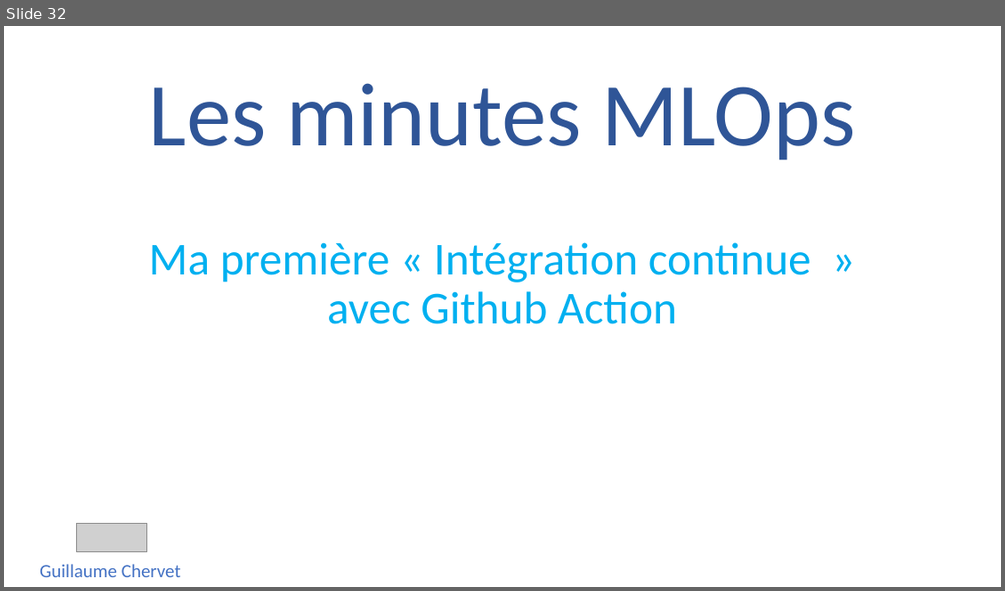
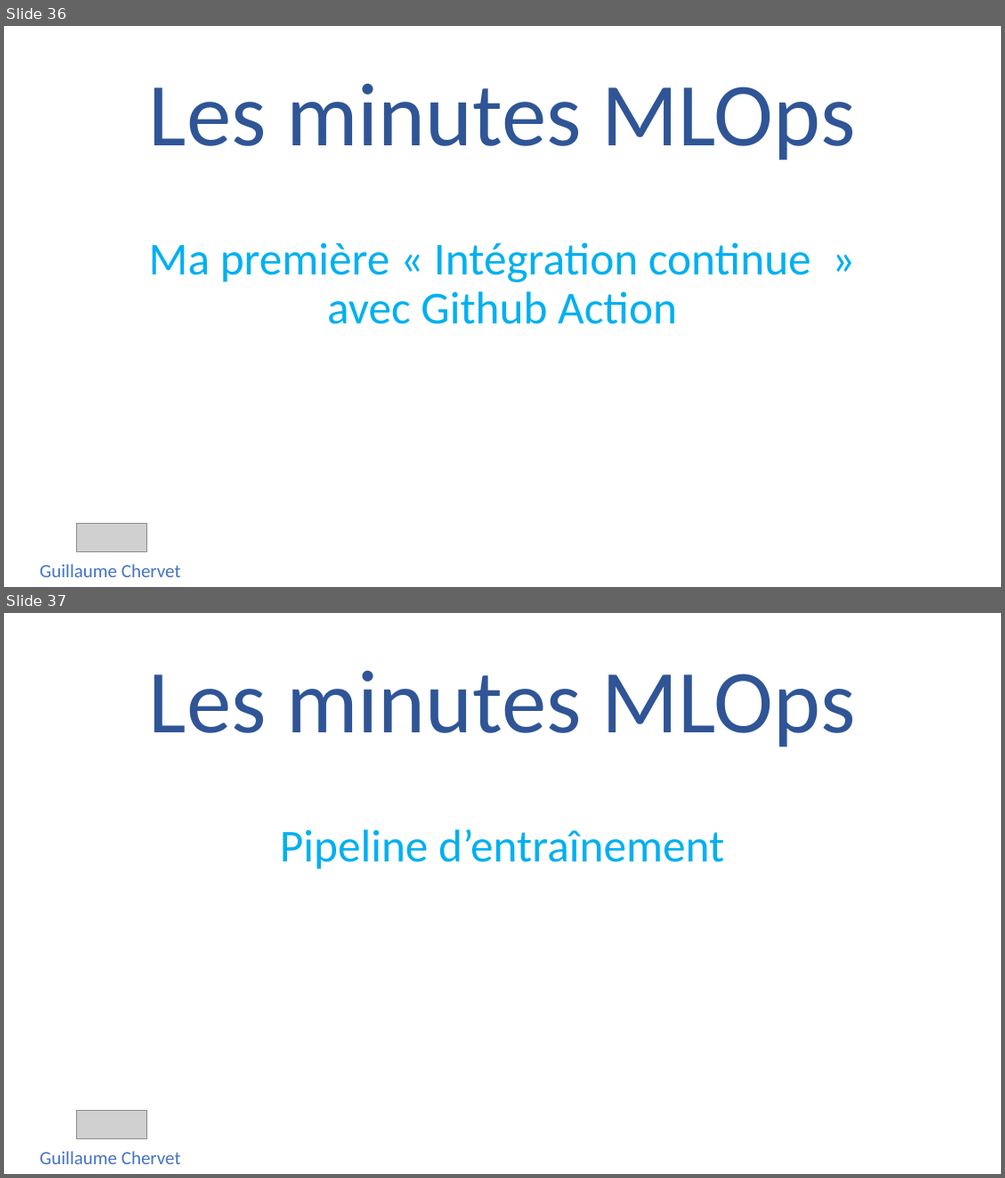
Before and after one commit to guillaume-chervet/Les-Minutes-MLOps, a slide deck: Les minutes MLOps.pptx. Shown one above the other, each under a label of ours: slide 32 before the commit, slides 36 and 37 after it. The pictures are 1005x591 and 1005x1178 pixels, drawn with LibreOffice and Linux fonts; fonts in the diff are those of the drawing; grey boxes stand for pictures. Boxes give left, top, right and bottom in pixels: in the first picture for what was removed or moved away, otherwise in the second. Text is boxed around its words. In the diff, an @@ line names an element or a change of style, - is before the commit and + after.

```diff
--- a/Les minutes MLOps.pptx
+++ b/Les minutes MLOps.pptx
@@ slide 37 added at bbox=[4, 613, 1001, 1174], background #FFFFFF @@
@@ title added at bbox=[149, 670, 856, 747], 86.4 pt, text #2F5597 @@
+Les minutes MLOps
@@ subtitle added at bbox=[280, 829, 724, 869], 44 pt, text #00B0F0 @@
+Pipeline d’entraînement
@@ picture added at bbox=[76, 1111, 146, 1139] @@
@@ text added at bbox=[40, 1151, 181, 1164], 18 pt, text #4472C4 @@
+Guillaume Chervet
@@ what was slide 32 is now slide 36 @@
```
Also in this commit, not shown: 15 other slides added, 2 other files.
